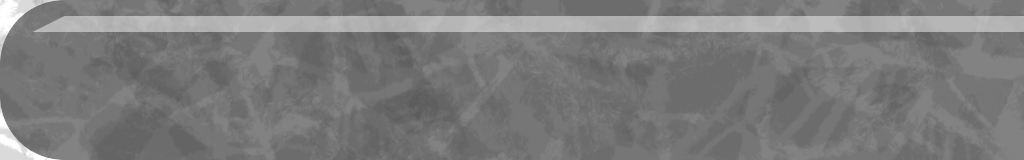
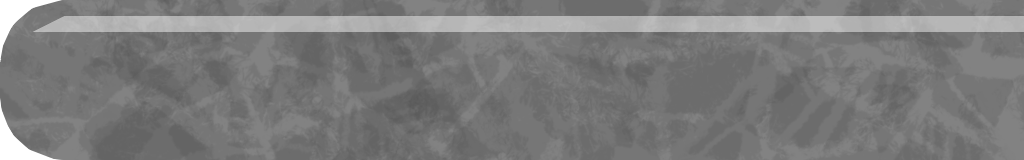
The second w=1024, h=160 image is a revision of the first. Changes to its layers:
painted on "Layer" over box(0, 0, 62, 160)
